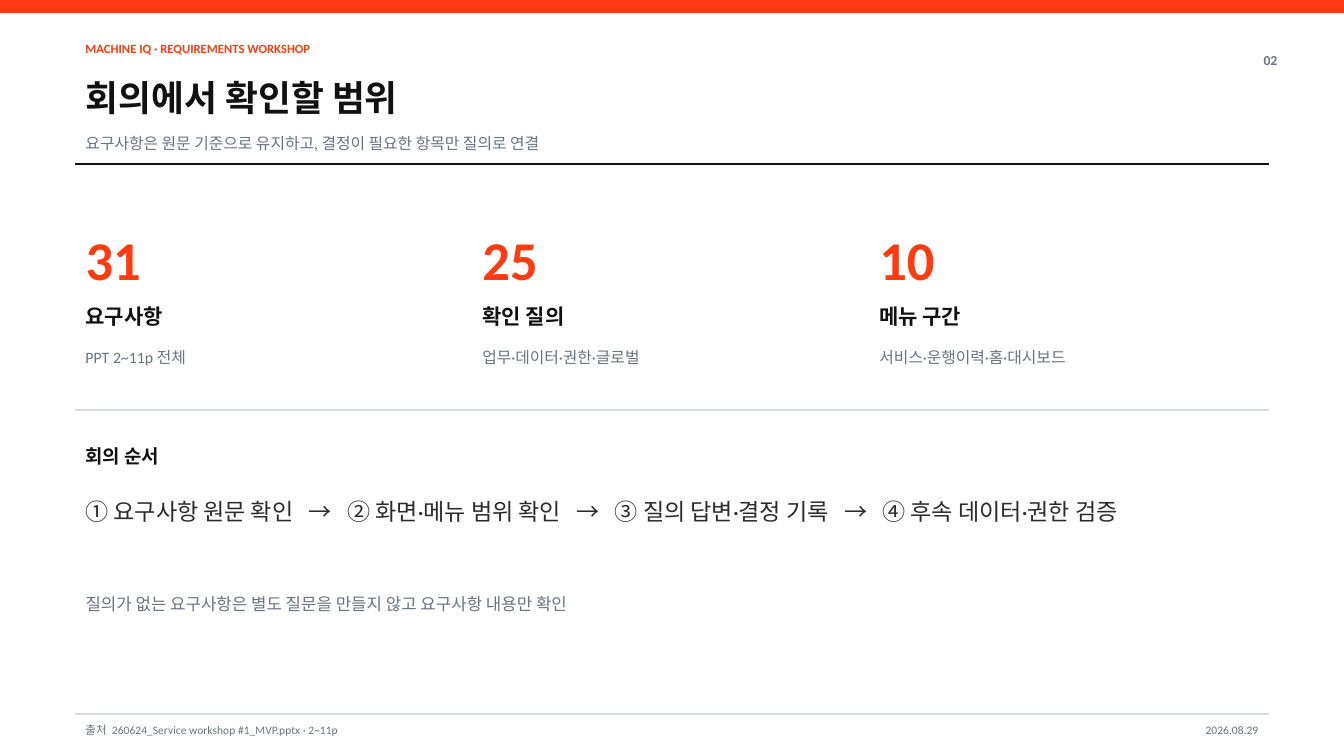
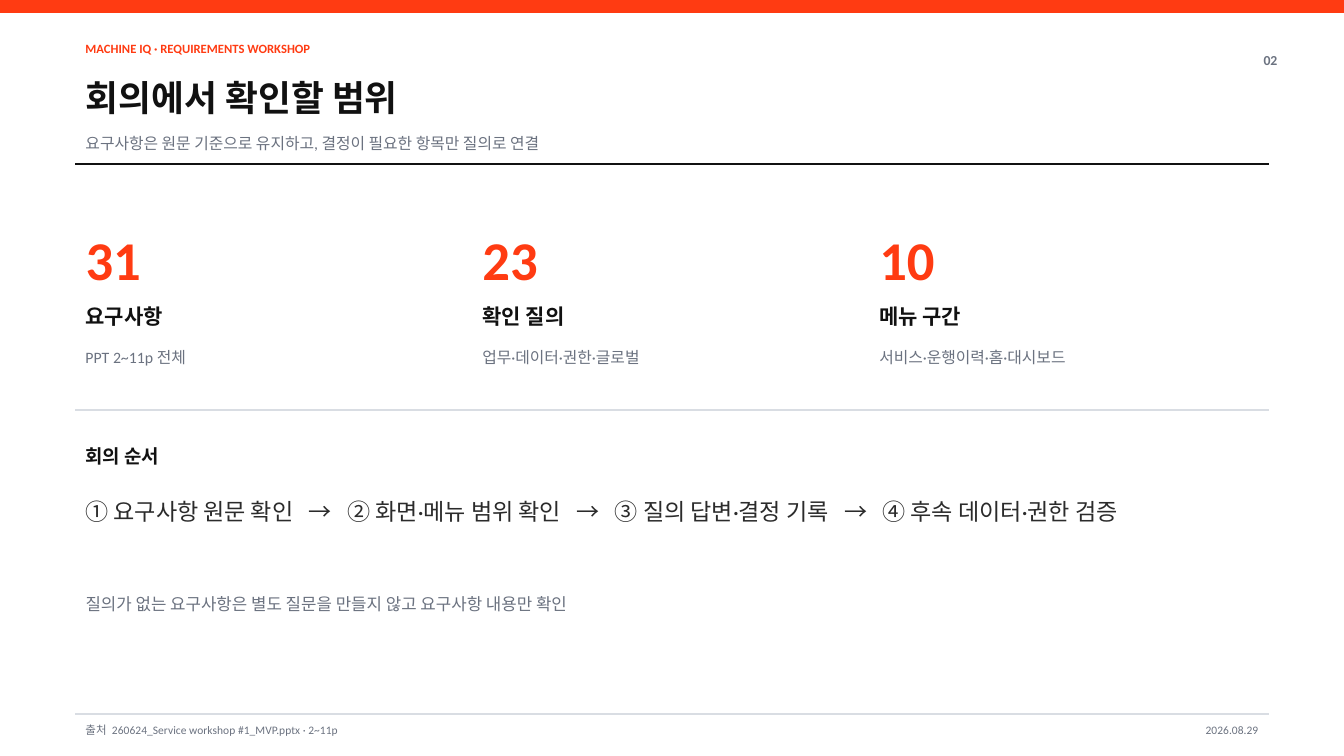
Before and after one commit to giry02/linq, a slide deck: slide 2 of html/project-links/documents/MACHINE_IQ_요구사항_회의질의서_PPT_20260829.pptx. Drawn at 1344x756 pixels with LibreOffice and Linux fonts; fonts in the diff are those of the drawing. Boxes give left, top, right and bottom in pixels: in the first picture for what was removed or moved away, otherwise in the second. Text is boxed around its words. In the diff, an @@ line names an element or a change of style, - is before the commit and + after.

```diff
--- a/html/project-links/documents/MACHINE_IQ_요구사항_회의질의서_PPT_20260829.pptx
+++ b/html/project-links/documents/MACHINE_IQ_요구사항_회의질의서_PPT_20260829.pptx
@@ text at [482,244,537,281]: text changed @@
-25
+23
```
Also in this commit, not shown: 1 other slide changed, 6 other files.
